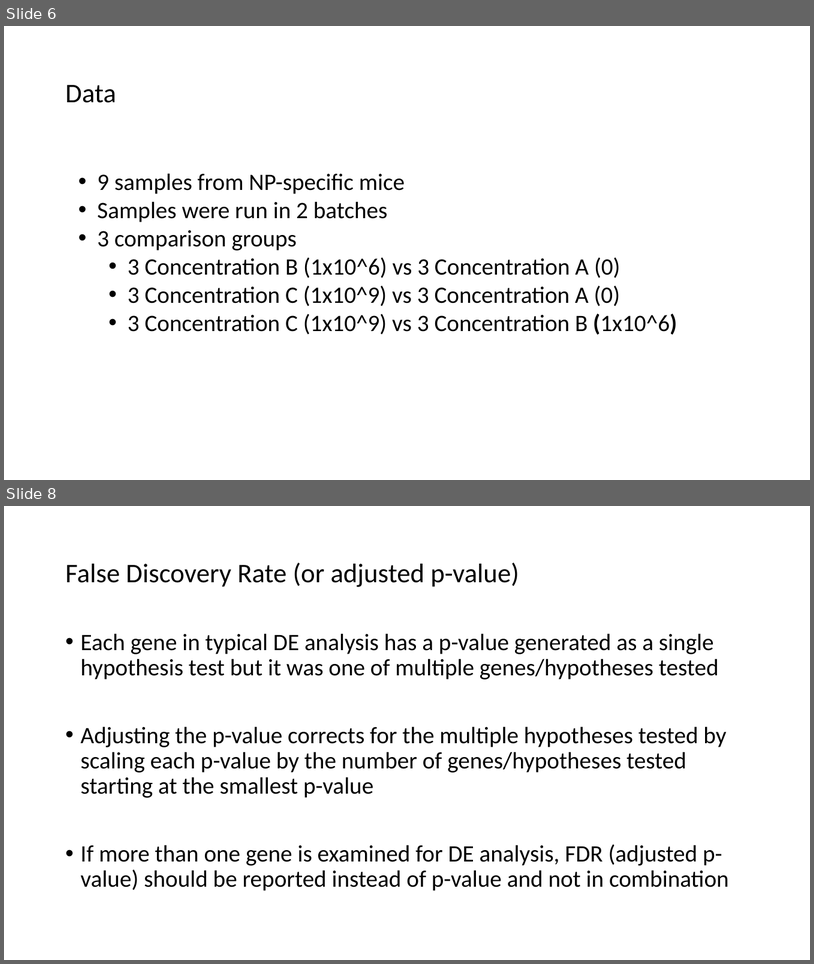
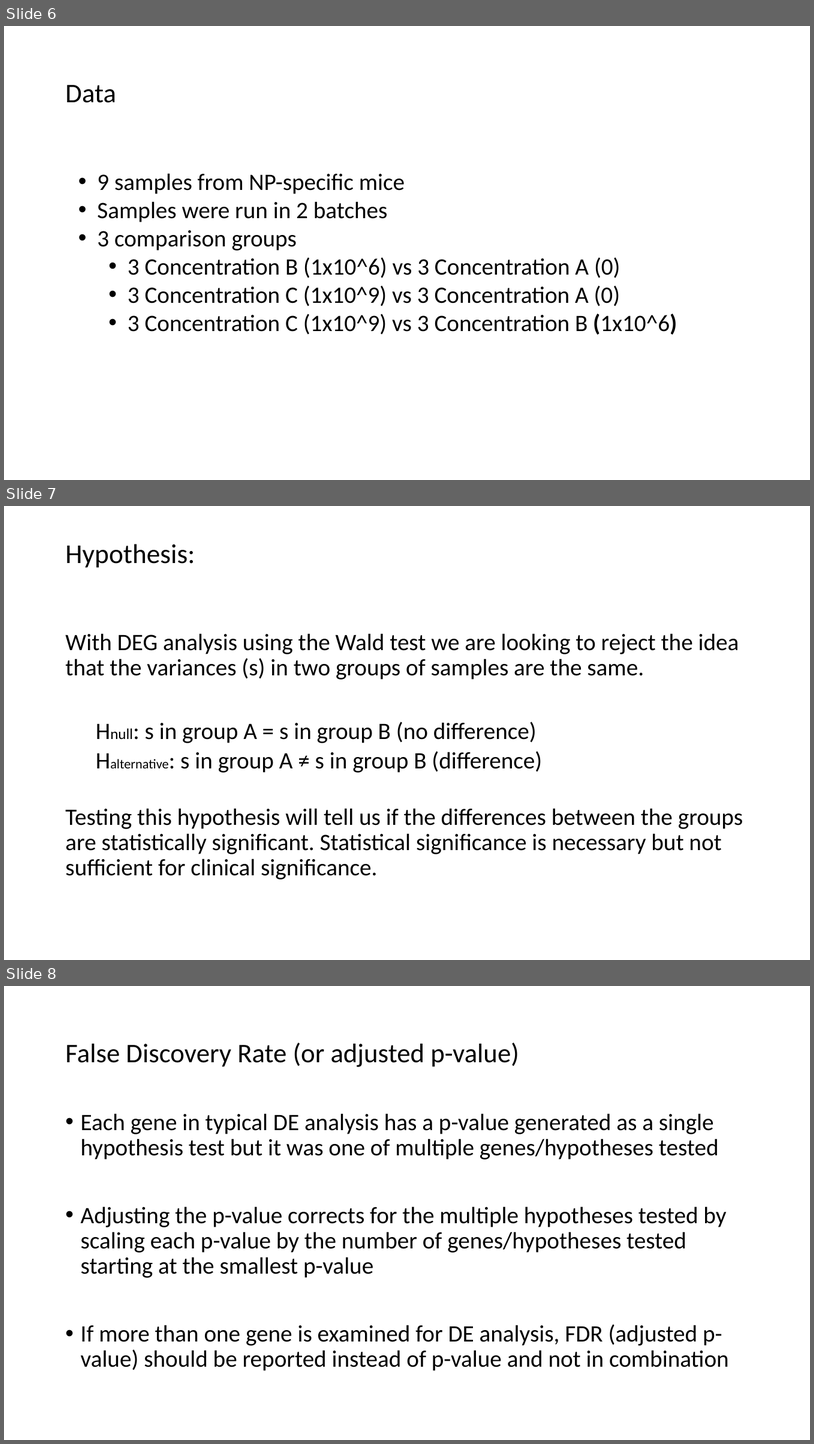
Before and after one commit to EmoryIntegratedComputationalCore/SSU11755, a slide deck: SSU11755_RNAseqsummary_01032020.pptx. Shown one above the other, each under a label of ours: slides 6 and 8 before the commit, slides 6, 7 and 8 after it; the slides between them are not shown. The pictures are 814x964 and 814x1444 pixels, drawn with LibreOffice and Linux fonts; fonts in the diff are those of the drawing. Boxes give left, top, right and bottom in pixels: in the first picture for what was removed or moved away, otherwise in the second. Text is boxed around its words. In the diff, an @@ line names an element or a change of style, - is before the commit and + after.

```diff
--- a/SSU11755_RNAseqsummary_01032020.pptx
+++ b/SSU11755_RNAseqsummary_01032020.pptx
@@ slide 7 added at bbox=[4, 506, 810, 960], background #FFFFFF @@
@@ title added at bbox=[65, 544, 195, 568], 32.4 pt, text #000000 @@
+Hypothesis:
@@ text added at bbox=[65, 633, 743, 879], 28 pt, text #000000 @@
+With DEG analysis using the Wald test we are looking to reject the idea that the variances (s) in two groups of samples are the same.
+  Hnull: s in group A = s in group B (no difference)
+  Halternative: s in group A ≠ s in group B (difference)
+Testing this hypothesis will tell us if the differences between the groups are statistically significant. Statistical significance is necessary but not sufficient for clinical significance.
```
Also in this commit, not shown: 3 other slides added, 1 slide removed, 1 other file.
